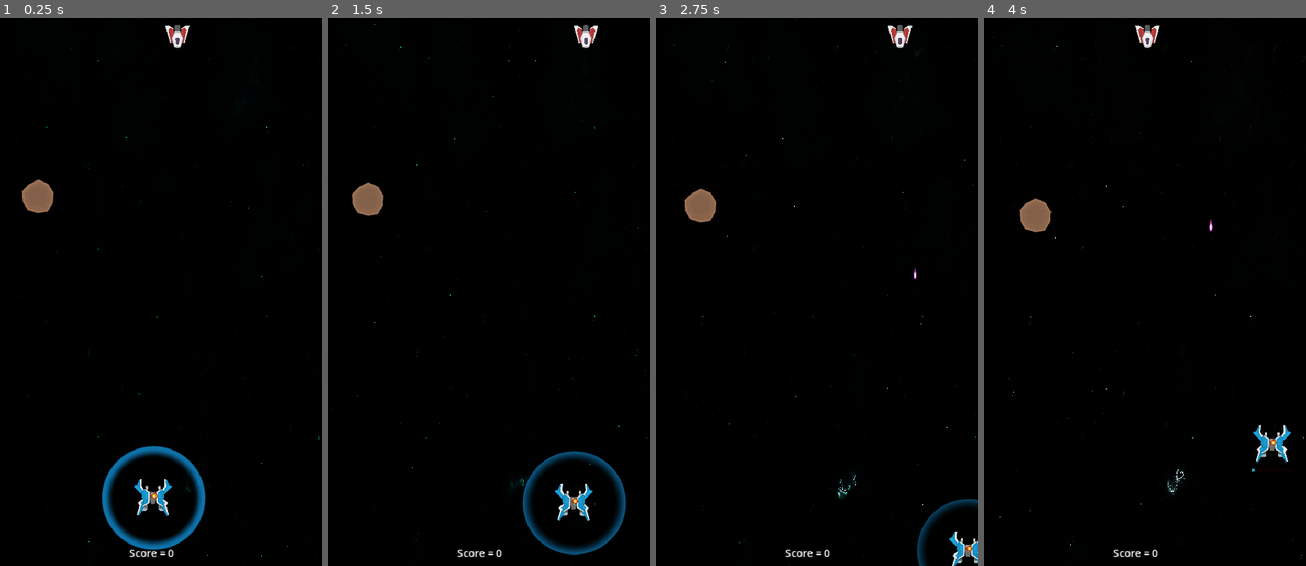
Above: before the commit, frames 1-4 (left to right).
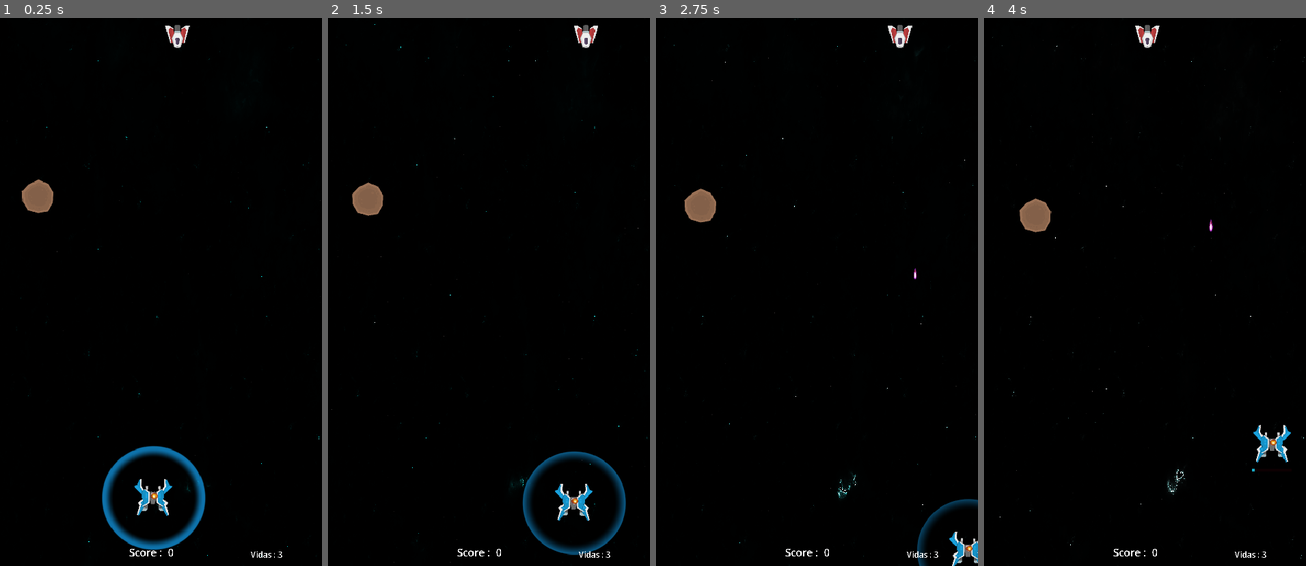
Above: after the commit, the same moments.

Repository: MauroCastro1705/Juego-motores
Game: Godot game, scene res://niveles/nivel-1.tscn
Same seed, same stepped clock (60 frames per second), same inputs: the game is played once before the commit and once after it.
Inputs:
- Up to frame 1 (0.25 s): no input
- Up to frame 2 (1.5 s): hold Right (derecha) 0.53-1.28 s; hold Space (disparar) 0.53-1.28 s; hold S (abajo) from 1.28 s (still down); tap Space (disparar) at 1.35 s
- Up to frame 3 (2.75 s): release S (abajo) at 2.03 s; hold Right (derecha) from 2.03 s (still down); hold Space (disparar) from 2.03 s (still down)
- Up to frame 4 (4 s): release Right (derecha) at 2.78 s; release Space (disparar) at 2.78 s; hold W (arriba) 2.78-3.53 s; tap Space (disparar) at 2.85 s; hold A (izquierda) from 3.53 s (still down); hold Space (disparar) from 3.53 s (still down)

The runs differ from the first frame. In frame 1, 0.2% of the frame differs, in the area x 40-88%, y 96-99%; in frame 2, 0.2%; in frame 3, 0.2%; in frame 4, 0.2%.

Commit message:
Add lives UI and integrate player life tracking
Introduced a new 'Vidas' UI component to display player lives, updating in real time via a new script. Player life management is now handled globally through Global.player_actual_life, with all relevant logic in jugador.gd updated accordingly. Updated score UI appearance and integrated the lives UI into nivel-1.tscn.

Diff:
--- a/UI/score.tscn
+++ b/UI/score.tscn
@@ -17,6 +17,8 @@
 offset_top = 2.0
 offset_right = 130.0
 offset_bottom = 25.0
+scale = Vector2(0.2, 0.2)
+theme_override_font_sizes/font_size = 80
 text = "Score?"
 
 [node name="Label2" type="Label" parent="."]
@@ -25,4 +27,6 @@
 offset_top = 2.0
 offset_right = 70.0
 offset_bottom = 25.0
-text = "Score ="
+scale = Vector2(0.2, 0.2)
+theme_override_font_sizes/font_size = 80
+text = "Score :"
--- /dev/null
+++ b/UI/vidas.gd
@@ -0,0 +1,5 @@
+extends Control
+@onready var cant_vidas = $Label2
+
+func _process(_delta: float) -> void:
+	cant_vidas.text = str(Global.player_actual_life)
--- /dev/null
+++ b/UI/vidas.tscn
@@ -0,0 +1,28 @@
+[gd_scene load_steps=2 format=3 uid="uid://dykovkbm6qgoe"]
+
+[ext_resource type="Script" uid="uid://dl1ehu06c1sec" path="res://UI/vidas.gd" id="1_34721"]
+
+[node name="Vidas" type="Control"]
+layout_mode = 3
+anchors_preset = 15
+anchor_right = 1.0
+anchor_bottom = 1.0
+grow_horizontal = 2
+grow_vertical = 2
+script = ExtResource("1_34721")
+
+[node name="Label" type="Label" parent="."]
+layout_mode = 0
+offset_right = 40.0
+offset_bottom = 23.0
+scale = Vector2(0.2, 0.2)
+theme_override_font_sizes/font_size = 62
+text = "Vidas :"
+
+[node name="Label2" type="Label" parent="."]
+layout_mode = 0
+offset_left = 42.0
+offset_right = 199.0
+offset_bottom = 86.0
+scale = Vector2(0.2, 0.2)
+theme_override_font_sizes/font_size = 62
--- a/jugador/jugador.gd
+++ b/jugador/jugador.gd
@@ -42,7 +42,8 @@
 	fire_rate_timer.wait_time = fire_rate_normal
 	max_energy_bar.visible = false
 	max_energy_label.visible = false
-	vida_actual = vida_player
+	Global.player_actual_life = Global.player_max_life
+
 
 func _physics_process(delta):
 	var input_vector = Vector2.ZERO
@@ -141,7 +142,8 @@
 	print("Escudo regenerado con pickup(player)")
 
 func _regenerar_vida_pickup():
-	vida_player = 3
+	Global.player_actual_life  += 1
+	#mostrar en pantalla la vida?
 
 func _energy_pickup():
 	energy_timer.start()
@@ -170,13 +172,13 @@
 
 func _on_area_2d_area_entered(area: Area2D) -> void:
 	if area.is_in_group("bala_enemigo"):
-		vida_actual -= 1
+		Global.player_actual_life -= 1
 		_titilar_rojo()
 		area.queue_free()
 		_check_muerte_player()
 
 func _check_muerte_player():
-	if vida_actual == 0:
+	if Global.player_actual_life  == 0:
 		print("player murio")
 		player_murio = true
 		sprite_nave.hide()
--- a/niveles/nivel-1.tscn
+++ b/niveles/nivel-1.tscn
@@ -7,6 +7,7 @@
 [ext_resource type="PackedScene" uid="uid://beci6n7u7rygv" path="res://recursos/obstaculos/asteroide-1.tscn" id="3_tvrp2"]
 [ext_resource type="PackedScene" uid="uid://dh63o5ebcdiet" path="res://UI/score.tscn" id="5_ov6m4"]
 [ext_resource type="PackedScene" uid="uid://tydtg2rtetc5" path="res://recursos/spawners/pickup_spawner.tscn" id="7_gyqaj"]
+[ext_resource type="PackedScene" uid="uid://dykovkbm6qgoe" path="res://UI/vidas.tscn" id="8_ktvln"]
 
 [sub_resource type="RectangleShape2D" id="RectangleShape2D_tvrp2"]
 size = Vector2(61, 891)
@@ -90,4 +91,10 @@
 [node name="PickupSpawner" parent="." instance=ExtResource("7_gyqaj")]
 position = Vector2(252, 542)
 
+[node name="Vidas" parent="." instance=ExtResource("8_ktvln")]
+offset_left = 389.0
+offset_top = 823.0
+offset_right = 389.0
+offset_bottom = 823.0
+
 [connection signal="area_entered" from="paredes/Area2D" to="." method="_on_area_2d_area_entered"]
--- a/recursos/scripts_globales/global.gd
+++ b/recursos/scripts_globales/global.gd
@@ -8,6 +8,8 @@
 #player variables
 var player_score:int = 0
 var velocidad_bala_player:float = 310.0
+var player_actual_life:int
+var player_max_life:int = 3
 
 #enemy varaibles
 var vida_enemigo1:int = 3
Not shown, added: UI/vidas.gd.uid
Not shown: 1 places in niveles/nivel-1.tscn that only renumber resources
